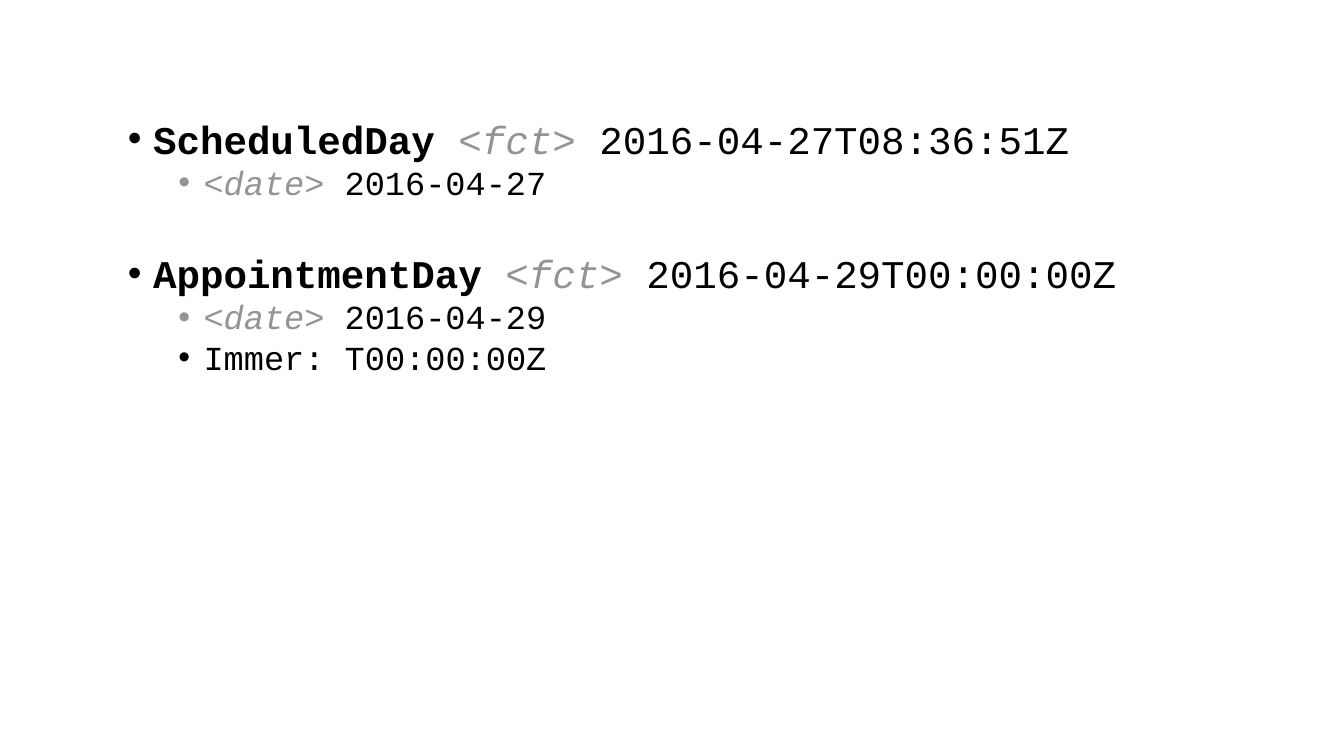
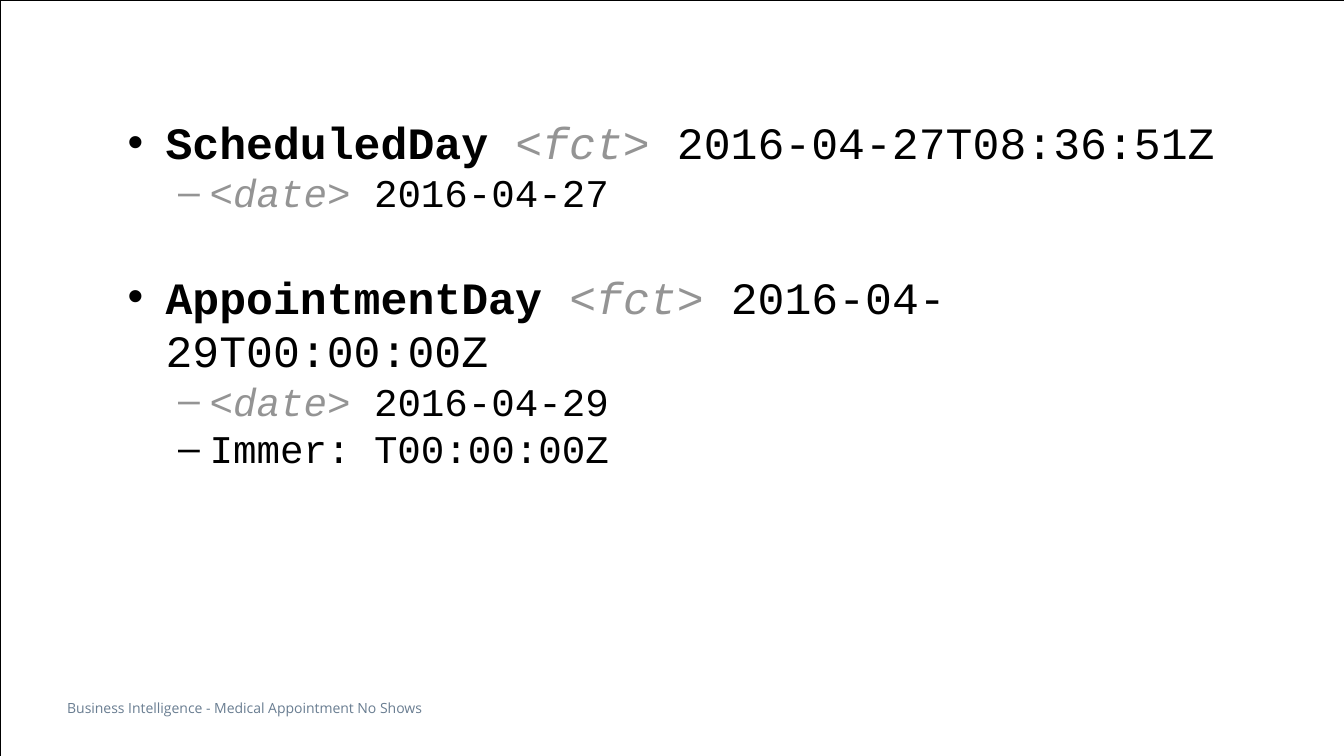
Before and after one commit to soldiervinz/BI_AppointmentShowUp, a slide deck: slide 19 of Medical Appointment No Shows.pptx (slide 6 before the commit). Drawn at 1344x756 pixels with LibreOffice and Linux fonts; fonts in the diff are those of the drawing. Boxes give left, top, right and bottom in pixels: in the first picture for what was removed or moved away, otherwise in the second. Text is boxed around its words. In the diff, an @@ line names an element or a change of style, - is before the commit and + after.

```diff
--- a/Medical Appointment No Shows.pptx
+++ b/Medical Appointment No Shows.pptx
@@ rectangle added at (x1=0, y1=0, x2=1344, y2=756), outline #000000 0.5 pt @@
@@ text "ScheduledDay <fct> 2016-04-27T08:36:51Z" at (x1=166, y1=127, x2=1215, y2=464): size 28 to 32 pt in "ScheduledDay <fct> 2016-04-27T08:36:51Z", "AppointmentDay <fct> 2016-04-29T00:00:00Z"; size 24 to 28 pt in "<date> 2016-04-27", "<date> 2016-04-29", "Immer: T00:00:00Z"; indent changed; bullet • to – @@
@@ text added at (x1=67, y1=702, x2=422, y2=717), 10 pt, text #697D91 @@
+Business Intelligence - Medical Appointment No Shows
```
Also in this commit, not shown: 5 other slides changed, 15 slides added, 3 slides removed, 2 other files.
